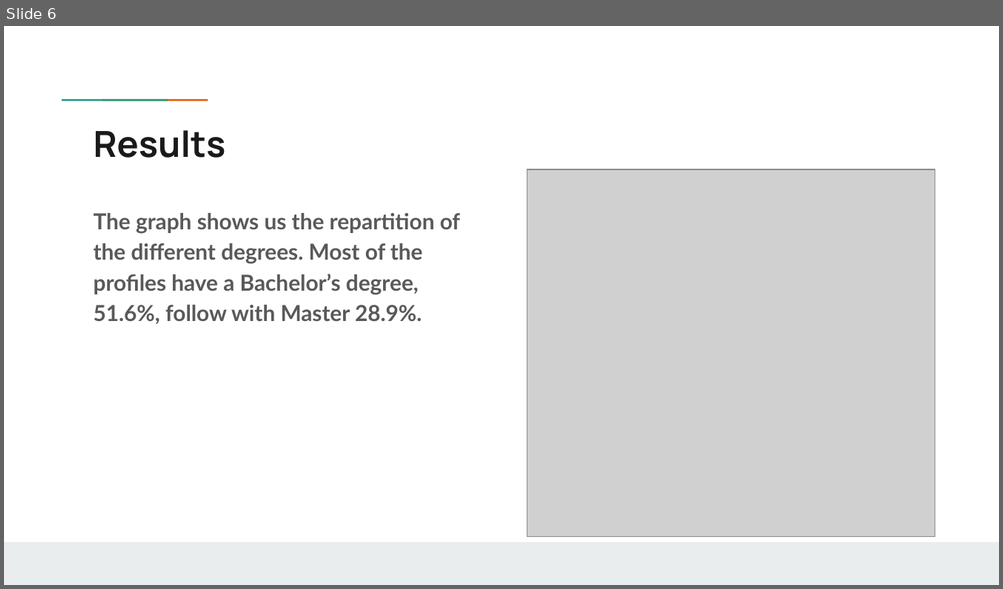
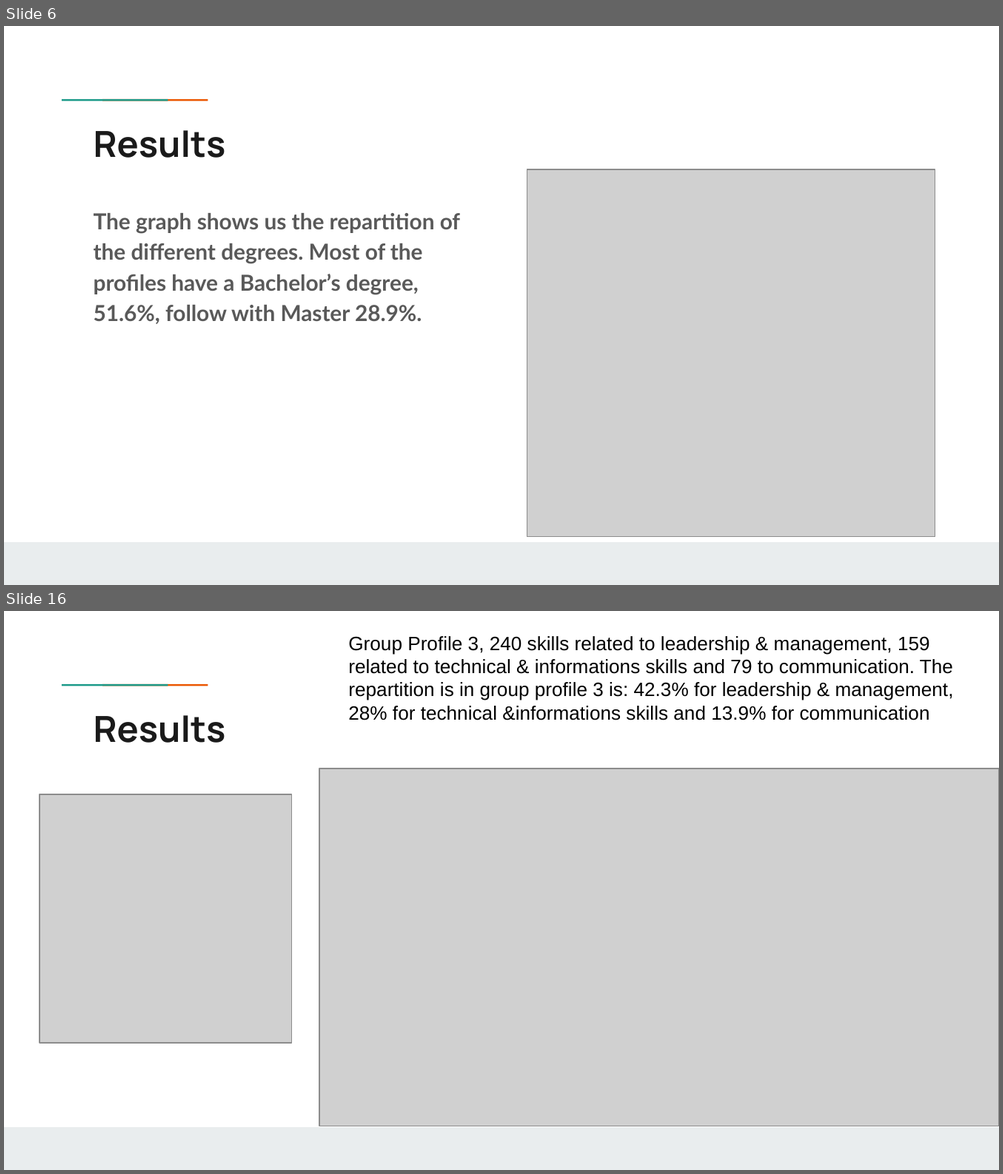
Before and after one commit to B1o0b1/Ayiti_analytics_capstone_project, a slide deck: Capstone_Project_Jean_Franco_Chosson.pptx. Shown one above the other, each under a label of ours: slide 6 before the commit, slides 6 and 16 after it; the slides between them are not shown. The pictures are 1003x589 and 1003x1174 pixels, drawn with LibreOffice and Linux fonts; fonts in the diff are those of the drawing; grey boxes stand for pictures; background and template pictures are left out. Boxes give left, top, right and bottom in pixels: in the first picture for what was removed or moved away, otherwise in the second. Text is boxed around its words. In the diff, an @@ line names an element or a change of style, - is before the commit and + after.

```diff
--- a/Capstone_Project_Jean_Franco_Chosson.pptx
+++ b/Capstone_Project_Jean_Franco_Chosson.pptx
@@ slide 16 added at <box>4,611,999,1170</box>, background #FFFFFF; not listed: 3 template elements that a slide beside it also shows @@
@@ text added at <box>348,636,953,721</box>, 14 pt, text #000000 @@
+Group Profile 3, 240 skills related to leadership & management, 159 related to technical & informations skills and 79 to communication. The repartition is in group profile 3 is: 42.3% for leadership & management, 28% for technical &informations skills and 13.9% for communication
@@ title added at <box>94,715,226,743</box>, 26 pt, text #1A1A1A, bold @@
+Results
@@ picture added at <box>319,769,999,1128</box> @@
@@ picture added at <box>40,795,291,1044</box> @@
```
Also in this commit, not shown: 10 slides changed, 13 other slides added, 9 slides removed, 1 other file.
